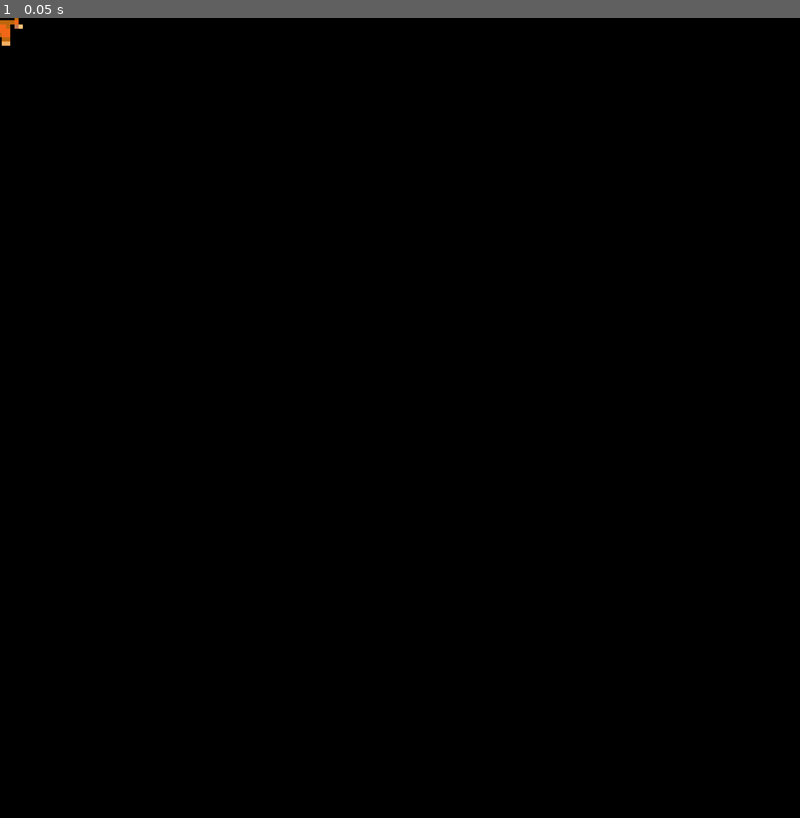
Above: before the commit, frame 1.
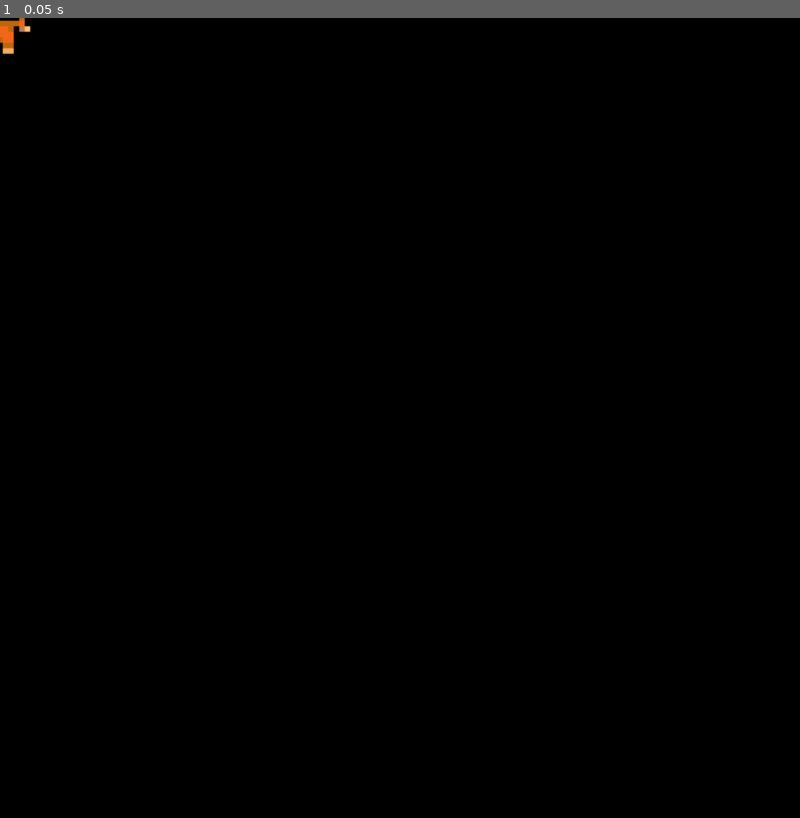
Above: after the commit, the same moment.

Repository: Putter30772/ESCAPE-PLAN-V3
Game: Godot game, scene res://Player.tscn
The game is run twice, just before and just after one commit, with the same random seed, the same clock (stepped at 60 frames per second) and the same inputs. This scene is started directly instead of the project's main scene.
Inputs:
- Up to frame 1 (0.05 s): no input

The runs differ from the first frame. In frame 1, less than 0.1% of the frame differs, in the area x 0-4%, y 0-5%.
Error before the commit: Invalid get index 'PLAYER' (on base: 'Viewport'). (res://Player.gd:23)
Error after the commit: Invalid get index 'PLAYER' (on base: 'Viewport'). (res://Player.gd:31)

Commit message:
bug fixes

Diff:
--- a/06-Grid-based movement/Player.gd
+++ b/06-Grid-based movement/Player.gd
@@ -19,6 +19,14 @@
 var counter = 0
 var position2
 func _ready():
+	if (variable.skin_select == 0) :
+		$Sprite.set("texture", variable.p_skin1)
+	if (variable.skin_select == 1) :
+		$Sprite.set("texture", variable.p_skin2)
+	if (variable.skin_select == 2) :
+		$Sprite.set("texture", variable.p_skin3)
+	if (variable.skin_select == 3) :
+		$Sprite.set("texture", variable.p_skin4)
 	grid = get_parent()
 	type = grid.PLAYER
 	set_process(true)
--- a/06-Grid-based movement/Player2.gd
+++ b/06-Grid-based movement/Player2.gd
@@ -19,9 +19,18 @@
 var counter = 0
 var position2
 func _ready():
+	if (variable.skin2_select == 0) :
+		$Sprite.set("texture", variable.w_skin1)
+	if (variable.skin2_select == 1) :
+		$Sprite.set("texture", variable.w_skin2)
+	if (variable.skin2_select == 2) :
+		$Sprite.set("texture", variable.w_skin3)
+	if (variable.skin2_select == 3) :
+		$Sprite.set("texture", variable.w_skin4)
 	grid = get_parent()
 	type = grid.PLAYER2
 	set_process(true)
+
 
 
 func _process(delta):
